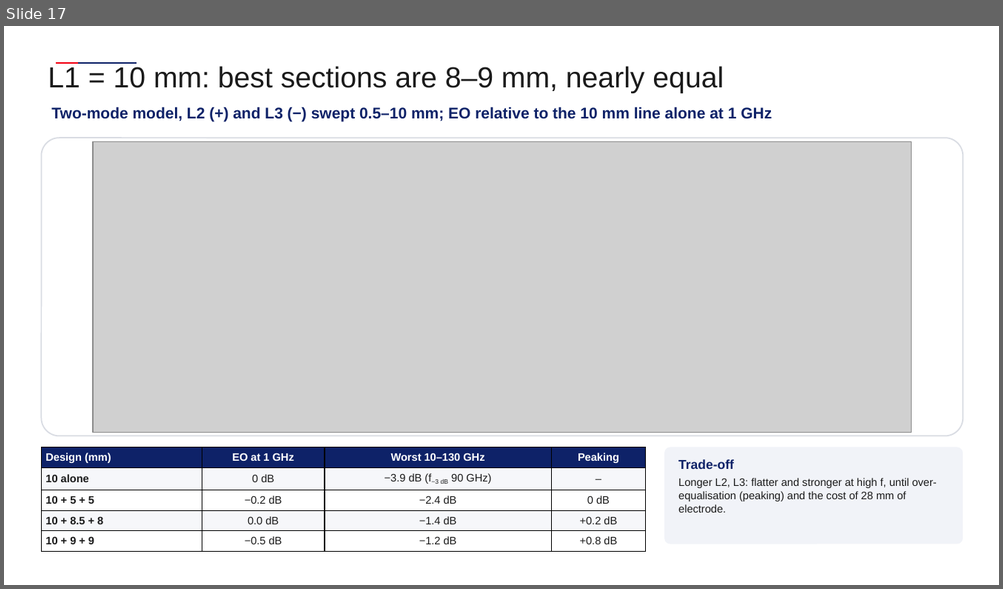
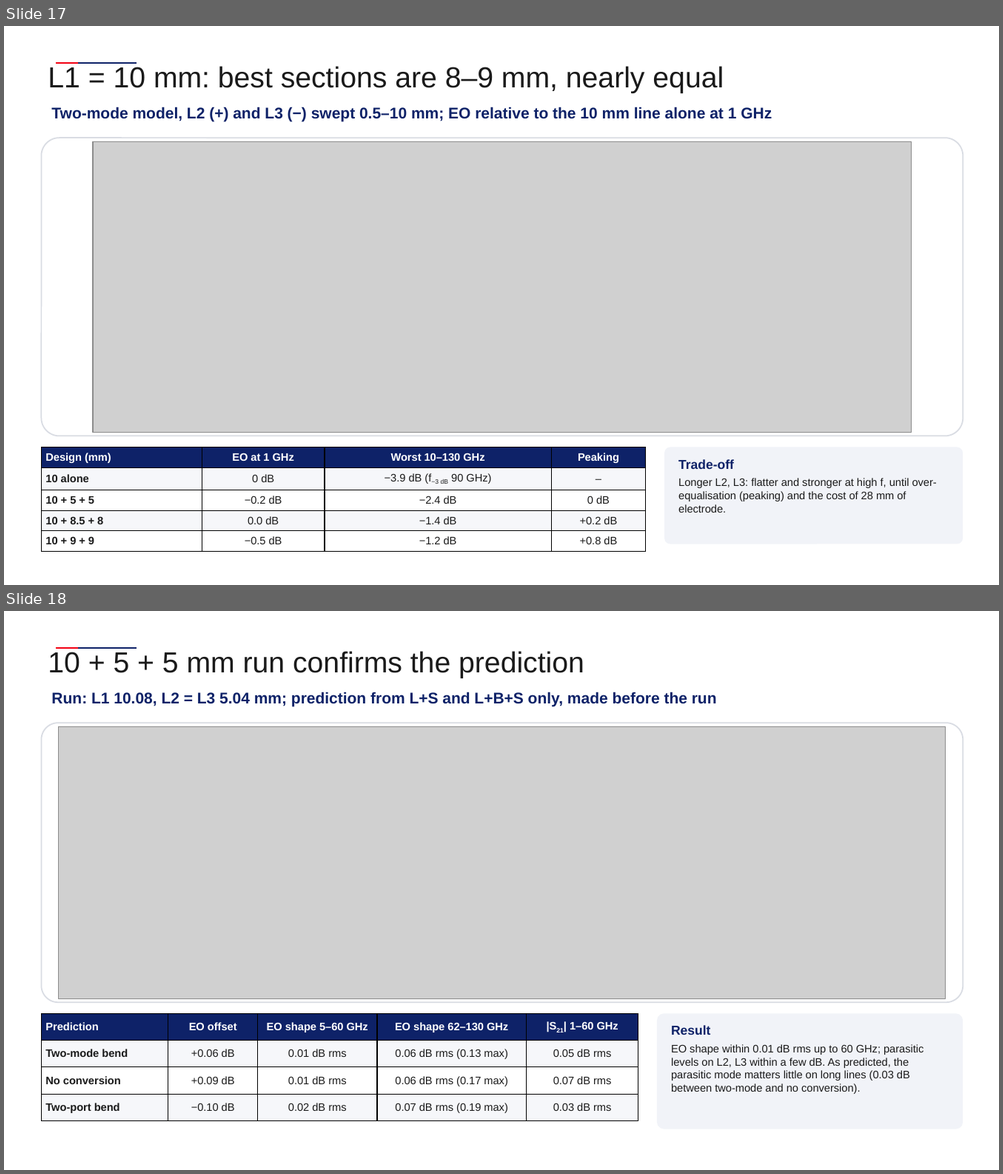
Before and after one commit to andreimuresian/claude, a slide deck: docs/cst/Equalization/Equalisation.pptx. Shown one above the other, each under a label of ours: slide 17 before the commit, slides 17 and 18 after it. The pictures are 1003x589 and 1003x1174 pixels, drawn with LibreOffice and Linux fonts; fonts in the diff are those of the drawing; grey boxes stand for pictures; background and template pictures are left out. Boxes give left, top, right and bottom in pixels: in the first picture for what was removed or moved away, otherwise in the second. Text is boxed around its words. In the diff, an @@ line names an element or a change of style, - is before the commit and + after.

```diff
--- a/docs/cst/Equalization/Equalisation.pptx
+++ b/docs/cst/Equalization/Equalisation.pptx
@@ slide 18 added at (x1=4, y1=611, x2=999, y2=1170), background #FFFFFF; not listed: 2 template elements that a slide beside it also shows @@
@@ text added at (x1=48, y1=651, x2=584, y2=678), 28 pt, text #1A1A1A @@
+10 + 5 + 5 mm run confirms the prediction
@@ text added at (x1=51, y1=692, x2=717, y2=707), 15 pt, text #0E2268, bold @@
+Run: L1 10.08, L2 = L3 5.04 mm; prediction from L+S and L+B+S only, made before the run
@@ rounded rectangle added at (x1=41, y1=723, x2=963, y2=1002), fill #FFFFFF, outline #D9DCE3 1.25 pt @@
@@ picture added at (x1=59, y1=726, x2=945, y2=999) @@
@@ table added at (x1=41, y1=1014, x2=638, y2=1122), 4 rows, 5 columns @@
+Prediction | EO offset | EO shape 5–60 GHz | EO shape 62–130 GHz | |S21| 1–60 GHz
+Two-mode bend | +0.06 dB | 0.01 dB rms | 0.06 dB rms (0.13 max) | 0.05 dB rms
+No conversion | +0.09 dB | 0.01 dB rms | 0.06 dB rms (0.17 max) | 0.07 dB rms
+Two-port bend | −0.10 dB | 0.02 dB rms | 0.07 dB rms (0.19 max) | 0.03 dB rms
@@ rounded rectangle added at (x1=657, y1=1014, x2=963, y2=1130), fill #F1F3F8 @@
@@ text added at (x1=671, y1=1025, x2=923, y2=1094), 10.5 pt, text #1A1A1A @@
+Result
+EO shape within 0.01 dB rms up to 60 GHz; parasitic levels on L2, L3 within a few dB. As predicted, the parasitic mode matters little on long lines (0.03 dB between two-mode and no conversion).
```
Also in this commit, not shown: 6 other files.
